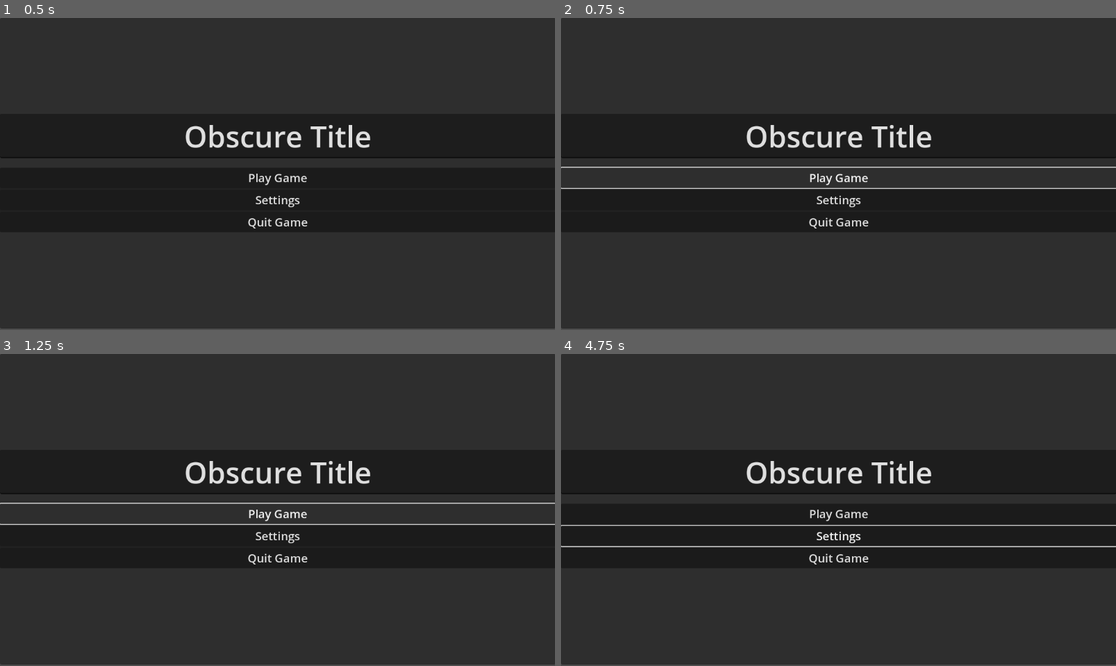
Above: before the commit, frames 1-4 (two rows, left to right).
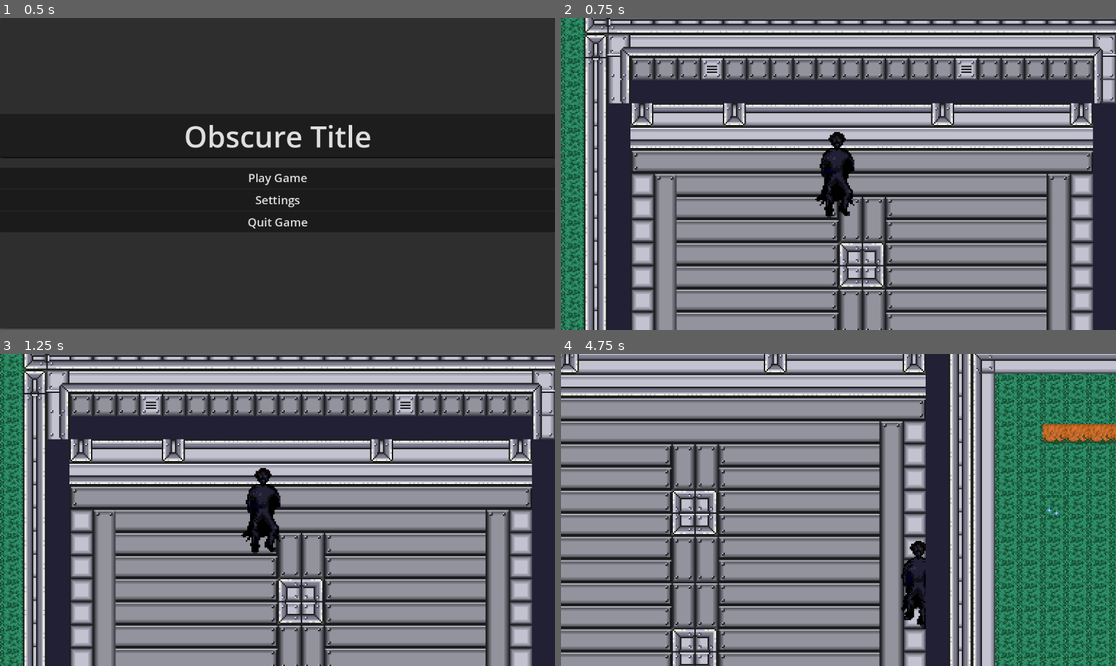
Above: after the commit, the same moments.

Repository: MoeOverload/ScreamJam_2025
Game: Godot game, scene res://scenes/mainMenu/main_menu.tscn
Two runs of this game, one before a commit and one after it. Both use one fixed random seed, a clock stepped at 60 frames per second and the inputs below.
Inputs (mouse positions are in pixels of both pictures, inside the frame that each line leads up to):
- Up to frame 1 (0.5 s): no input
- Up to frame 2 (0.75 s): click "Play Game" at 0.5 s
- Up to frame 3 (1.25 s): no input
- Up to frame 4 (4.75 s): click (838, 513) at 1.25 s, where only the run before the commit has a clickable "Play Game"; click (838, 534) at 2 s, where only the run before the commit has a clickable "Settings"; move the mouse to (960, 494) at 2.77 s; hold D (right) 2.78-3.53 s; tap Shift (dash) at 2.85, 3.6, 4.35 s; click (960, 494) at 2.92 s; move the mouse to (727, 525) at 3.52 s; hold S (down) 3.53-4.28 s; move the mouse to (894, 441) at 4.27 s; hold D (right) from 4.28 s (still down)

Frame 1 is identical in both runs. In frame 2, 76% of the frame differs, in the area x 0-100%, y 0-100%; in frame 3, 76%; in frame 4, 87%.

Commit message:
fixed it again lol

Diff:
--- a/zombie-lab-escape/scenes/enemies/Base Zombie/enemy.gd
+++ b/zombie-lab-escape/scenes/enemies/Base Zombie/enemy.gd
@@ -109,9 +109,6 @@
 	randomize_direction()
 	wander_timer.start()
 
-func _on_rand_move_timer_timeout():
-	current_state = state.IDLE
-	idle_timer.start()
 
 
 
--- a/zombie-lab-escape/scenes/mainMenu/main_menu.gd
+++ b/zombie-lab-escape/scenes/mainMenu/main_menu.gd
@@ -12,7 +12,7 @@
 
 
 func _on_play_button_pressed() -> void:
-	get_tree().change_scene_to_file("D:/ScreamJam/ScreamJam_2025/zombie-lab-escape/main.tscn")
+	get_tree().change_scene_to_file("res://main.tscn")
 
 
 func _on_settings_button_pressed() -> void:
